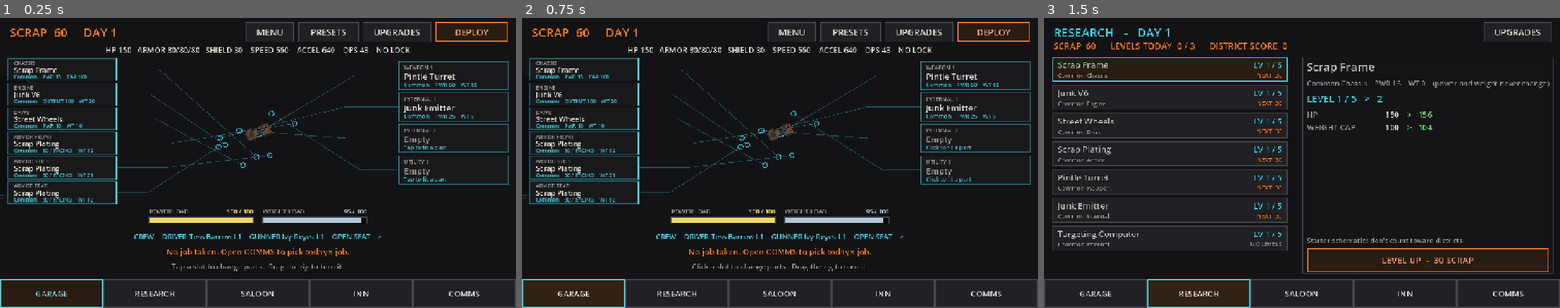
Above: before the commit, frames 1-3 (left to right).
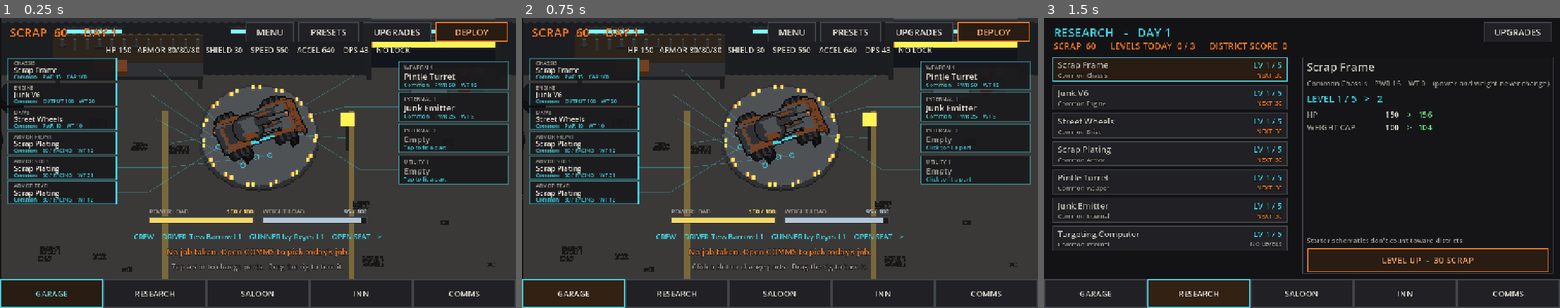
Above: after the commit, the same moments.

Repository: Asmogius/helriders-game
Game: Godot game, scene res://scenes/garage.tscn
Same seed, same stepped clock (60 frames per second), same inputs: the game is played once before the commit and once after it.
Inputs:
- Up to frame 1 (0.25 s): no input
- Up to frame 2 (0.75 s): click "GARAGE" at 0.5 s
- Up to frame 3 (1.5 s): click "RESEARCH" at 1.25 s

The runs differ from the first frame. In frame 1, 55% of the frame differs, in the area x 0-100%, y 0-90%; in frame 2, 55%; in frame 3, nothing differs.

Commit message:
V2 style sample: Workshop bay voxel room with a reusable room fade hook; rig preview art follows the preview scale

Diff:
--- /dev/null
+++ b/art/garage/workshop_bay.json
@@ -0,0 +1,60 @@
+{
+ "scale": 3.4,
+ "sample_colours": {
+  "GARAGE_FLOOR": [
+   58,
+   57,
+   55
+  ],
+  "GARAGE_FLOOR_LINE": [
+   120,
+   104,
+   60
+  ],
+  "GARAGE_OIL": [
+   24,
+   23,
+   24
+  ],
+  "GARAGE_PEGBOARD": [
+   74,
+   60,
+   44
+  ],
+  "GARAGE_WALL": [
+   46,
+   48,
+   52
+  ],
+  "GARAGE_STREET_NIGHT": [
+   30,
+   34,
+   44
+  ],
+  "GARAGE_GAS_RED": [
+   110,
+   40,
+   34
+  ]
+ },
+ "workshop_bay": {
+  "size": [
+   376,
+   212
+  ],
+  "lift": [
+   188.0,
+   85.29411764705883
+  ]
+ },
+ "workshop_bay_wide": {
+  "size": [
+   459,
+   212
+  ],
+  "lift": [
+   229.5,
+   85.29411764705883
+  ]
+ }
+}
--- a/scripts/garage.gd
+++ b/scripts/garage.gd
@@ -65,6 +65,8 @@
 var preview: Vehicle
 
 var _rig_holder: Node2D
+const WorkshopRoom := preload("res://scripts/workshop_room.gd")   # V2 sample (P6)
+var _workshop: Control
 var _rig_touch: Control
 var _stat_sheet: StatSheet
 var _preview := ""                 # part id previewed in the open sheet ("" = empty slot)
@@ -116,6 +118,10 @@
 	bg.mouse_filter = Control.MOUSE_FILTER_IGNORE
 	add_child(bg)
 	add_child(FloorGrid.new())
+	# --- V2 style sample (P6): the Workshop bay room behind the GARAGE tab. ---
+	_workshop = WorkshopRoom.new()
+	add_child(_workshop)
+	_workshop.set_open(true, true)
 
 	_build_rig_area()
 	_build_top_bar()
@@ -1122,6 +1128,8 @@
 
 func _on_tab(tab_name: String) -> void:
 	tab = tab_name
+	if _workshop != null:
+		_workshop.set_open(tab_name == "GARAGE")   # V2 sample: rooms fade (P6)
 	_comms.visible = tab_name == "COMMS"
 	_inn.visible = tab_name == "INN"
 	_saloon.visible = tab_name == "SALOON"
--- /dev/null
+++ b/scripts/garage_ambient.gd
@@ -0,0 +1,79 @@
+extends Control
+## V2.4 style sample (P6): ambient life for the Workshop bay, one drawer.
+## Flickering fluorescent tubes (the light overlay's alpha), dust motes in the
+## light, and an occasional spark shower at the welding bench. Cheap: a fixed
+## array of motes, one _draw(). Low quality (Profile settings) turns it off.
+
+const MOTES := 26
+
+var room: Control
+var enabled := true
+var _t := 0.0
+var _motes := PackedVector3Array()   # x, y in room voxels, phase
+var _sparks := PackedVector4Array()  # x, y, vx, vy (room voxels); life in _spark_life
+var _spark_life := PackedFloat32Array()
+var _next_spark := 1.5
+var _rng := RandomNumberGenerator.new()
+
+
+func _init() -> void:
+	mouse_filter = Control.MOUSE_FILTER_IGNORE
+	_rng.seed = 11   # fixed: the garage never consumes the game's RNG
+	for i in MOTES:
+		_motes.append(Vector3(_rng.randf_range(80.0, 380.0), _rng.randf_range(20.0, 200.0), _rng.randf() * TAU))
+
+
+func _ready() -> void:
+	var profile := get_node_or_null("/root/Profile")
+	if profile != null:
+		var q := str((profile.get("settings") as Dictionary).get("quality", "High"))
+		enabled = q != "Low"
+
+
+func _process(delta: float) -> void:
+	if not enabled or room == null or not room.visible:
+		return
+	_t += delta
+	var lights: TextureRect = room.call("lights_node")
+	if lights != null:
+		# Fluorescent flicker: mostly steady, a quick stutter every few seconds.
+		var stutter := fmod(_t, 4.7) < 0.18 and int(_t * 30.0) % 2 == 0
+		lights.modulate.a = 0.35 if stutter else 0.8 + 0.06 * sin(_t * 9.0)
+	_next_spark -= delta
+	if _next_spark <= 0.0:
+		_next_spark = _rng.randf_range(1.5, 3.5)
+		for i in 10:
+			_sparks.append(Vector4(0.0, 0.0, _rng.randf_range(-30.0, 30.0), _rng.randf_range(-45.0, -15.0)))
+			_spark_life.append(_rng.randf_range(0.3, 0.6))
+	var i := 0
+	while i < _sparks.size():
+		_spark_life[i] -= delta
+		if _spark_life[i] <= 0.0:
+			_sparks.remove_at(i)
+			_spark_life.remove_at(i)
+			continue
+		var s := _sparks[i]
+		s.x += s.z * delta
+		s.y += s.w * delta
+		s.w += 90.0 * delta
+		_sparks[i] = s
+		i += 1
+	queue_redraw()
+
+
+func _draw() -> void:
+	if not enabled or room == null:
+		return
+	var s: float = room.call("px")
+	var lift: Vector2 = room.call("lift_point")
+	var origin := lift - Vector2(size.x * 0.5 / s, 85.3) * s   # room voxel (0,0) on screen, narrow-crop frame
+	for m in _motes:
+		var p := Vector2(m.x + 6.0 * sin(_t * 0.3 + m.z), m.y - fmod(_t * 3.0 + m.z * 10.0, 40.0))
+		var a := 0.10 + 0.08 * sin(_t + m.z)
+		draw_rect(Rect2(origin + p * s, Vector2(s, s)), Color(0.9, 0.88, 0.8, a))
+	# Weld sparks: from the welding bench (right of the lift), orange-white.
+	var weld := lift + Vector2(118.0, -64.0) * s
+	for k in _sparks.size():
+		var sp := _sparks[k]
+		var c := Color(1.0, 0.85, 0.5, clampf(_spark_life[k] * 2.0, 0.0, 1.0))
+		draw_rect(Rect2(weld + Vector2(sp.x, sp.y) * s, Vector2(s, s)), c)
--- /dev/null
+++ b/scripts/garage_room.gd
@@ -0,0 +1,53 @@
+extends Control
+## Base for a garage room (V2, P6). Cameron's call: the garage is separate
+## rooms that fade between each other (no panning panorama). A room is a
+## self-contained full-screen Control under the garage UI; the garage asks it
+## to open or close and it fades. Other rooms (Research, Saloon, Inn, Comms)
+## extend this and reuse the same hook.
+##
+##   room.set_open(true)          # fade in (or snap with instant = true)
+##   room.set_open(false)         # fade out, then hide
+##   signal faded(open: bool)     # after a fade finishes
+##   room.is_open()
+
+signal faded(open: bool)
+
+const FADE_TIME := 0.25
+
+var room_id := ""
+var _open := false
+var _tween: Tween
+
+
+func _init() -> void:
+	mouse_filter = Control.MOUSE_FILTER_IGNORE
+	set_anchors_preset(Control.PRESET_FULL_RECT)
+	modulate.a = 0.0
+	visible = false
+
+
+func is_open() -> bool:
+	return _open
+
+
+func set_open(open: bool, instant := false) -> void:
+	if open == _open and not instant:
+		return
+	_open = open
+	if _tween != null and _tween.is_valid():
+		_tween.kill()
+	if open:
+		visible = true
+	if instant or not is_inside_tree():
+		modulate.a = 1.0 if open else 0.0
+		visible = open
+		faded.emit(open)
+		return
+	_tween = create_tween()
+	_tween.tween_property(self, "modulate:a", 1.0 if open else 0.0, FADE_TIME).set_trans(Tween.TRANS_SINE)
+	_tween.tween_callback(_fade_done)
+
+
+func _fade_done() -> void:
+	visible = _open
+	faded.emit(_open)
--- a/scripts/vehicle.gd
+++ b/scripts/vehicle.gd
@@ -426,8 +426,12 @@
 ## frame for its own aim, placed on the hull's projected mount point.
 ## Gameplay (bodies, turret pivots, muzzles) is untouched.
 func _update_art() -> void:
+	# Top-level art doesn't inherit the rig's scale: copy it (the garage preview
+	# shows the rig at RIG_SCALE 3.4), and scale every point offset by it.
+	var sc := absf(global_scale.x)
 	if _hull_art != null:
 		_hull_art.visible = visible
+		_hull_art.scale = Vector2(sc, sc)
 		_hull_art.global_position = global_position
 		_hull_art.heading = global_rotation
 		_hull_art.modulate = Color.WHITE if is_wrecked else Color.WHITE.lerp(Color(1.6, 1.4, 1.2), _flash * 0.6)
@@ -449,21 +453,23 @@
 			continue
 		var a: Sprite2D = t.art
 		a.heading = t.global_rotation
+		a.scale = Vector2(sc, sc)
 		var base: Vector2 = t.global_position
 		if _hull_art != null:
-			base = global_position + _hull_art.point_offset(art_mount_name(i, total))
-		a.global_position = base - a.point_offset("pivot")
+			base = global_position + _hull_art.point_offset(art_mount_name(i, total)) * sc
+		a.global_position = base - a.point_offset("pivot") * sc
 		if t.glow != null:
 			t.glow.visible = t.hot and t.visible
-			t.glow.global_position = a.global_position + a.point_offset("muzzle")
+			t.glow.global_position = a.global_position + a.point_offset("muzzle") * sc
 	for k in _fixed_art.size():
 		var fa := _fixed_art[k]
 		fa.visible = visible and not is_wrecked
 		fa.heading = global_rotation
-		var at := global_position + Vector2(body_len * 0.35, 0.0).rotated(global_rotation)
+		fa.scale = Vector2(sc, sc)
+		var at := global_position + Vector2(body_len * 0.35, 0.0).rotated(global_rotation) * sc
 		if _hull_art != null and _hull_art.meta.has("points") and _hull_art.meta.points.has("nose_mount"):
-			at = global_position + _hull_art.point_offset("nose_mount")
-		fa.global_position = at - fa.point_offset("pivot")
+			at = global_position + _hull_art.point_offset("nose_mount") * sc
+		fa.global_position = at - fa.point_offset("pivot") * sc
 
 
 ## Which hull point turret `index` of `total` sits on.
--- /dev/null
+++ b/scripts/workshop_room.gd
@@ -0,0 +1,87 @@
+extends "res://scripts/garage_room.gd"
+## V2.2 style sample: the Workshop bay (GARAGE tab) as a voxel diorama room.
+## The backdrop is rendered by tools/art/garage_scenes.py at the rig's tilt and
+## shown at the rig preview's scale (RIG_SCALE 3.4, one room voxel = one rig
+## voxel), with the hydraulic lift under the rig. Missing art -> the room draws
+## nothing and the old dark floor grid shows (fallback).
+
+const Ambient := preload("res://scripts/garage_ambient.gd")
+const ART := "res://art/garage/"
+
+var meta := {}
+var _back: TextureRect
+var _lights: TextureRect
+var ambient: Control
+
+
+func _init() -> void:
+	super()
+	room_id = "GARAGE"
+	var path := ART + "workshop_bay.json"
+	if not FileAccess.file_exists(path):
+		return
+	var data: Variant = JSON.parse_string(FileAccess.get_file_as_string(path))
+	if not (data is Dictionary) or not ResourceLoader.exists(ART + "workshop_bay_wide.png"):
+		return
+	meta = data
+	_back = TextureRect.new()
+	_back.texture_filter = CanvasItem.TEXTURE_FILTER_NEAREST
+	_back.stretch_mode = TextureRect.STRETCH_SCALE
+	_back.mouse_filter = Control.MOUSE_FILTER_IGNORE
+	add_child(_back)
+	if ResourceLoader.exists(ART + "workshop_bay_lights.png"):
+		_lights = TextureRect.new()
+		_lights.texture = load(ART + "workshop_bay_lights.png")
+		_lights.texture_filter = CanvasItem.TEXTURE_FILTER_NEAREST
+		_lights.stretch_mode = TextureRect.STRETCH_SCALE
+		_lights.mouse_filter = Control.MOUSE_FILTER_IGNORE
+		var add := CanvasItemMaterial.new()
+		add.blend_mode = CanvasItemMaterial.BLEND_MODE_ADD
+		_lights.material = add
+		add_child(_lights)
+	ambient = Ambient.new()
+	ambient.room = self
+	add_child(ambient)
+	resized.connect(_layout)
+
+
+func has_art() -> bool:
+	return _back != null
+
+
+## Pixels per room voxel on screen (the garage's 720-high layout uses 3.4).
+func px() -> float:
+	return size.y / 212.0 if size.y > 0.0 else float(meta.get("scale", 3.4))
+
+
+## Lift centre in this Control's coordinates; garage.gd puts the rig at
+## (size.x * 0.5, 290) on a 720-high screen.
+func lift_point() -> Vector2:
+	return Vector2(size.x * 0.5, 290.0 * size.y / 720.0)
+
+
+func _layout() -> void:
+	if _back == null:
+		return
+	var wide := size.x / maxf(size.y, 1.0) > 1.85
+	var name := "workshop_bay_wide" if wide else "workshop_bay"
+	_back.texture = load(ART + name + ".png")
+	var s := px()
+	var tex_size := Vector2(_back.texture.get_size()) * s
+	var lift: Array = meta[name].lift
+	var origin := lift_point() - Vector2(float(lift[0]), float(lift[1])) * s
+	for r: TextureRect in [_back, _lights]:
+		if r == null:
+			continue
+		r.position = origin
+		r.size = tex_size
+	if _lights != null and not wide:
+		# The light overlay is rendered wide; shift it to the narrow crop.
+		var dw: float = (float(meta.workshop_bay_wide.size[0]) - float(meta.workshop_bay.size[0])) * 0.5 * s
+		_lights.position = origin - Vector2(dw, 0.0)
+		_lights.size = Vector2(_lights.texture.get_size()) * s
+	ambient.size = size
+
+
+func lights_node() -> TextureRect:
+	return _lights
--- /dev/null
+++ b/tests/garage_room_test.gd
@@ -0,0 +1,44 @@
+extends SceneTree
+## V2 style sample: the Workshop bay room and the reusable room fade hook.
+
+const Room := preload("res://scripts/garage_room.gd")
+const Workshop := preload("res://scripts/workshop_room.gd")
+var fails := 0
+
+
+func check(ok: bool, msg: String) -> void:
+	if not ok:
+		fails += 1
+		printerr("FAIL: ", msg)
+
+
+func _init() -> void:
+	_run.call_deferred()
+
+
+func _run() -> void:
+	var r: Control = Room.new()
+	root.add_child(r)
+	var got: Array = []
+	r.faded.connect(func(o: bool) -> void: got.append(o))
+	r.set_open(true, true)
+	check(r.visible and r.is_open() and is_equal_approx(r.modulate.a, 1.0), "snap open")
+	r.set_open(false)
+	for i in 30:
+		await process_frame
+	check(not r.visible and got.back() == false, "fade out hides the room and signals")
+	r.set_open(true)
+	for i in 30:
+		await process_frame
+	check(r.visible and is_equal_approx(r.modulate.a, 1.0) and got.back() == true, "fade in")
+	var w: Control = Workshop.new()
+	root.add_child(w)
+	w.size = Vector2(1280, 720)
+	check(w.room_id == "GARAGE", "workshop is the GARAGE room")
+	check(w.mouse_filter == Control.MOUSE_FILTER_IGNORE, "room never eats touches")
+	if w.has_art():
+		w._layout()
+		check(is_equal_approx(w.px(), 720.0 / 212.0), "room shown at the rig preview scale")
+		check(w.lift_point() == Vector2(640, 290), "lift under the rig preview")
+	print("GARAGE ROOM TEST ", "PASSED" if fails == 0 else "FAILED (%d)" % fails)
+	quit(1 if fails else 0)
--- /dev/null
+++ b/tools/art/capture_garage_sample.gd
@@ -0,0 +1,34 @@
+extends SceneTree
+## V2 style sample capture: the Workshop bay room in the garage (needs a display):
+##   xvfb-run -s "-screen 0 1280x720x24" godot --path . -s res://tools/art/capture_garage_sample.gd -- out.png [before|fade]
+## "before": the room off (old floor grid). "fade": mid-fade to the RESEARCH tab.
+## Uses HOME as given; run with a throwaway HOME so no real save is touched.
+
+var _frames := 0
+var _out := "user://garage_sample.png"
+var _mode := ""
+var _g: Node
+
+
+func _init() -> void:
+	var args := OS.get_cmdline_user_args()
+	if args.size() > 0:
+		_out = args[0]
+	if args.size() > 1:
+		_mode = args[1]
+	change_scene_to_file.call_deferred("res://scenes/garage.tscn")
+
+
+func _process(_delta: float) -> bool:
+	_frames += 1
+	if _frames == 30:
+		_g = current_scene
+		if _mode == "before" and _g.get("_workshop") != null:
+			_g._workshop.set_open(false, true)
+	if _frames == 50 and _mode == "fade":
+		_g.call("show_tab", "RESEARCH")
+	if _frames == (57 if _mode == "fade" else 90):
+		root.get_texture().get_image().save_png(_out)
+		print("saved ", _out)
+		quit()
+	return false
Binary file added: art/garage/workshop_bay.png
Not shown, added: art/garage/workshop_bay.png.import
Binary file added: art/garage/workshop_bay_lights.png
Not shown, added: art/garage/workshop_bay_lights.png.import
Binary file added: art/garage/workshop_bay_wide.png
Not shown, added: art/garage/workshop_bay_wide.png.import
Not shown, changed: export_presets.cfg
Not shown, added: scripts/garage_ambient.gd.uid
Not shown, added: scripts/garage_room.gd.uid
Not shown, added: scripts/workshop_room.gd.uid
Not shown, added: tests/garage_room_test.gd.uid
